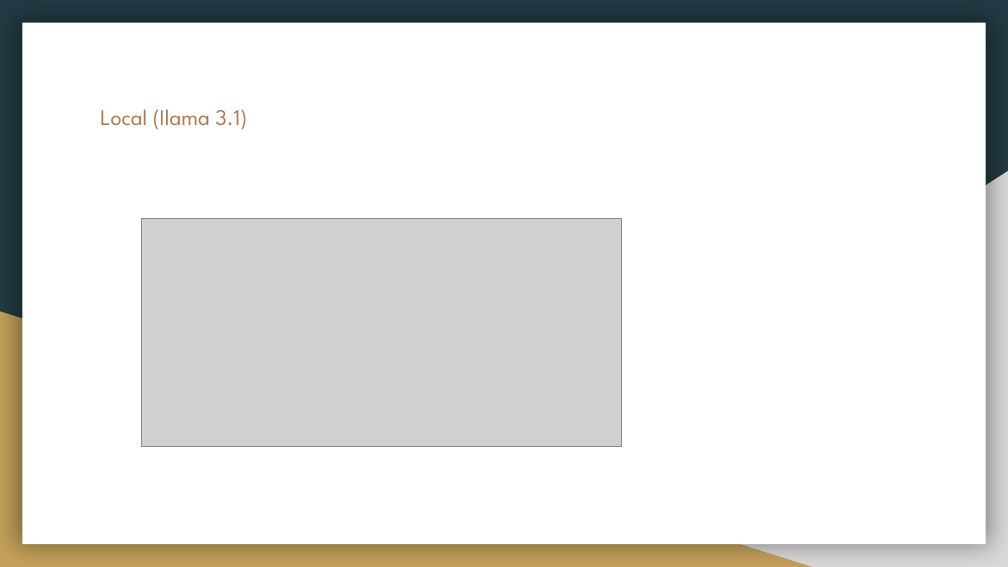
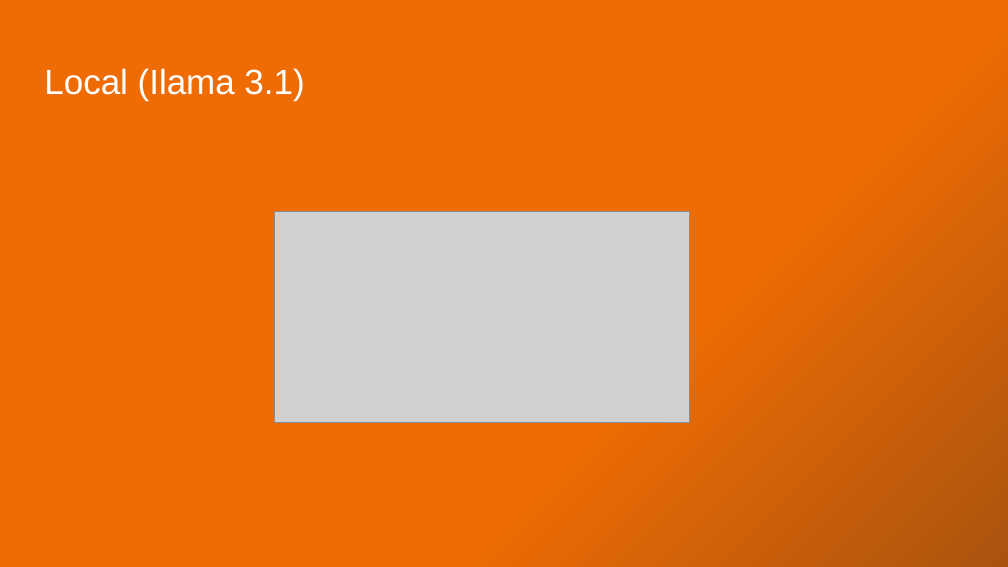
Before and after one commit to xkondix/aiSandbox-JAVA-SPIRNG, a slide deck: slide 10 of assets/LangChain4j with Spring Boot.pptx (slide 11 before the commit). Drawn at 1008x567 pixels with LibreOffice and Linux fonts; fonts in the diff are those of the drawing; grey boxes stand for pictures. Boxes give left, top, right and bottom in pixels: in the first picture for what was removed or moved away, otherwise in the second. Text is boxed around its words. In the diff, an @@ line names an element or a change of style, - is before the commit and + after.

```diff
--- a/assets/LangChain4j with Spring Boot.pptx
+++ b/assets/LangChain4j with Spring Boot.pptx
@@ background #233A44 to gradient #EF6C04 to #A9530F @@
@@ rectangle removed at [22, 23, 986, 544] @@
@@ title "Local (Ilama 3.1)": place and size @@
-title "Local (Ilama 3.1)" at [100, 109, 247, 130]
+title "Local (Ilama 3.1)" at [44, 68, 304, 100]
@@ title "Local (Ilama 3.1)" at [44, 68, 304, 100]: size 16 to 25 pt, font League Spartan to Arial, text colour #AF7B51 to #FFFFFF @@
@@ right triangle removed at [395, 171, 1008, 567] @@
@@ picture: place and size @@
-picture at [141, 219, 621, 447]
+picture at [274, 212, 688, 422]
@@ right triangle removed at [0, 311, 812, 567] @@
```
Also in this commit, not shown: 18 other slides changed, 21 slides added, 7 slides removed, 8 other files.
